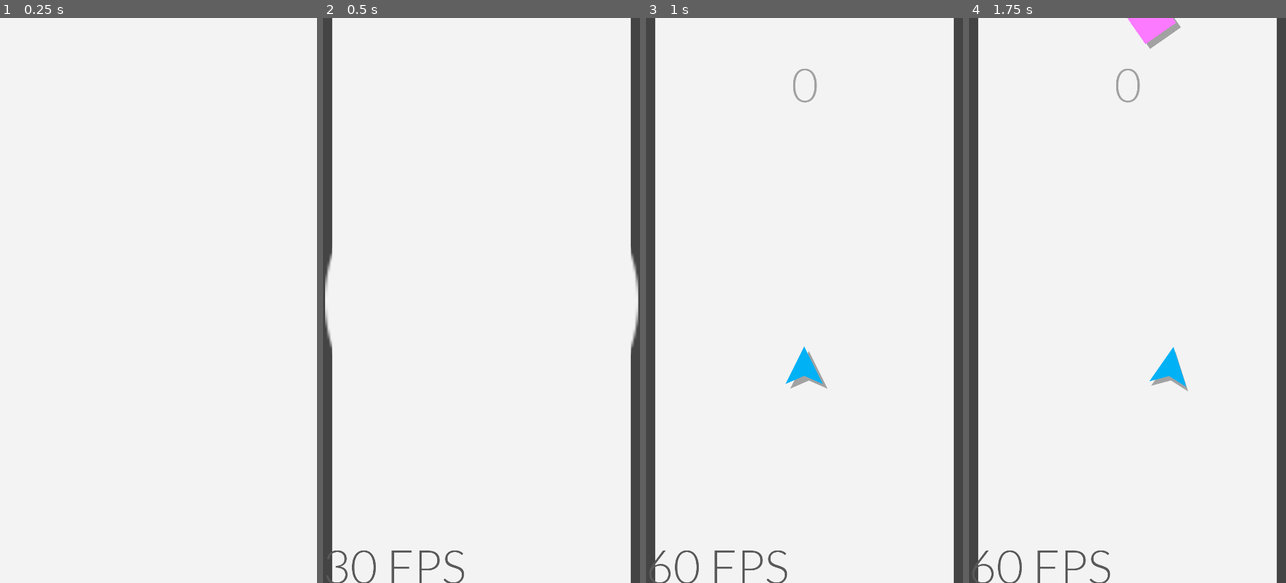
Above: before the commit, frames 1-4 (left to right).
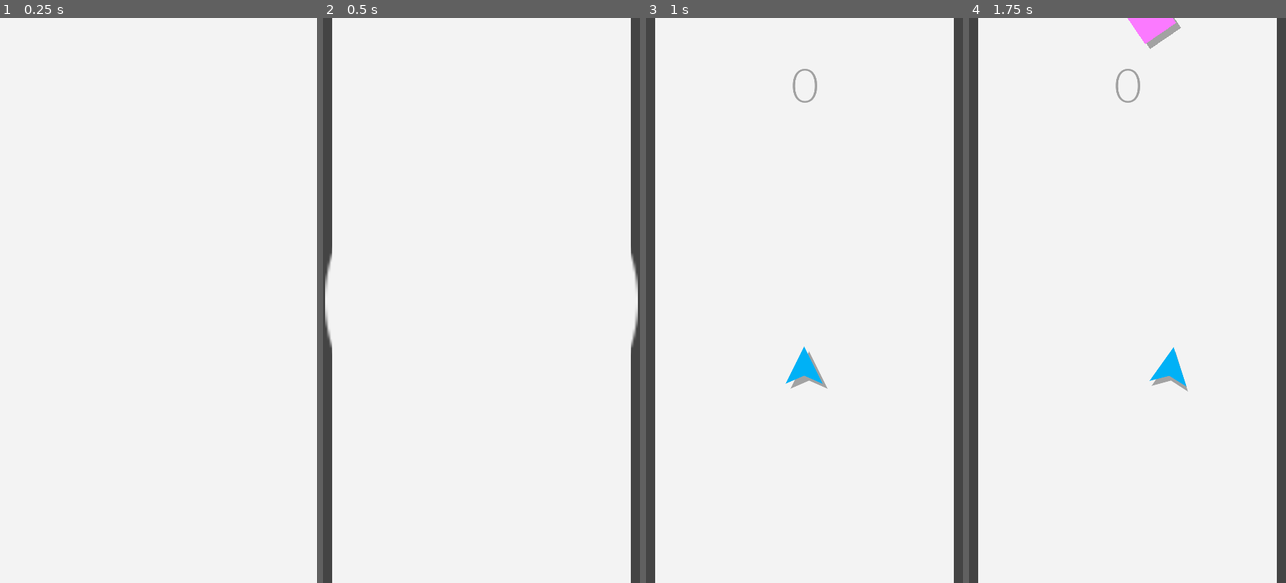
Above: after the commit, the same moments.

Repository: RTDxE/RunRetry
Game: Godot game, scene res://Scenes/main.tscn
The game is run twice, just before and just after one commit, with the same random seed, the same clock (stepped at 60 frames per second) and the same inputs.
Inputs (mouse positions are in pixels of both pictures, inside the frame that each line leads up to):
- Up to frame 1 (0.25 s): no input
- Up to frame 2 (0.5 s): no input
- Up to frame 3 (1 s): move the mouse to (874, 272) at 0.52 s; click (874, 272) at 0.67 s
- Up to frame 4 (1.75 s): tap Enter at 1.25 s; drag from (1064, 328) to (1111, 413) at 1.27 s

Frame 1 is identical in both runs. In frame 2, 0.5% of the frame differs, in the area x 2-100%, y 45-100%; in frame 3, 0.5%; in frame 4, 0.6%, in the area x 2-70%, y 0-100%.

Commit message:
Add analytics and fixes

Diff:
--- a/Scenes/main.tscn
+++ b/Scenes/main.tscn
@@ -9,17 +9,6 @@
 resource_name = "TODO"
 script/source = "extends Node2D
 
-\"\"\"
-TODO:
-	1. +Enemies
-	2. +Score
-	3. +Die
-	4. Boosts
-	5. Start UI
-	6. Die panel
-	7. ?Scoreboard?
-	8. Yandex.API
-\"\"\"
 
 var enemy = preload(\"res://objects/enemy.tscn\")
 var spawn_time = 0.75
@@ -37,6 +26,7 @@
 	update_score()
 	set_process(false)
 	get_tree().paused = false
+	yield(get_tree().create_timer(1), \"timeout\")
 	YSDK.show_fullscreen_adv()
 
 
@@ -83,11 +73,15 @@
 func start_game() -> void:
 	set_process(true)
 	$UI.start_game()
+	print(\"StartGame\")
+	GameAnalytics.add_progression_event(GameAnalytics.PROGRESSION_STATUS.Start, \"infinity\")
 
 func end_game() -> void:
 	set_process(false)
 	get_tree().paused = true
 	$UI.end_game(score)
+	print(\"EndGame\")
+	GameAnalytics.add_progression_event(GameAnalytics.PROGRESSION_STATUS.Complete, \"infinity\", \"\", \"\", score)
 
 func restart_game() -> void:
 	get_tree().reload_current_scene()
@@ -443,6 +437,7 @@
 script = SubResource( 4 )
 
 [node name="fps" type="Label" parent="UI"]
+visible = false
 anchor_top = 1.0
 anchor_bottom = 1.0
 margin_top = -155.0
@@ -635,5 +630,6 @@
 "_edit_use_anchors_": false
 }
 
-[node name="screenshooter" type="Node" parent="."]
+[node name="screenshooter" type="Node2D" parent="."]
+visible = false
 script = SubResource( 10 )
--- a/objects/Player.tscn
+++ b/objects/Player.tscn
@@ -28,9 +28,10 @@
 			event is InputEventScreenTouch:
 		movable = event.pressed
 		if start && event.pressed:
+			start = false
 			get_tree().current_scene.start_game()
 
-	if movable and \\
+	if !start and movable and \\
 			event is InputEventMouseMotion or \\
 			event is InputEventScreenDrag:
 		target_pos += Vector2(event.relative.x, 0)
--- a/project.godot
+++ b/project.godot
@@ -17,13 +17,14 @@
 [autoload]
 
 YSDK="*res://scripts/ysdk.gd"
+GameAnalytics="*res://scripts/GameAnalytics.gd"
 
 [display]
 
 window/size/width=1080
 window/size/height=1920
 window/handheld/orientation="portrait"
-window/stretch/mode="viewport"
+window/stretch/mode="2d"
 window/stretch/aspect="expand"
 
 [physics]
@@ -41,5 +42,4 @@
 quality/shadows/filter_mode=0
 gles2/compatibility/disable_half_float=true
 environment/default_clear_color=Color( 0.952941, 0.952941, 0.952941, 1 )
-environment/default_environment="res://default_env.tres"
 quality/dynamic_fonts/use_oversampling=false
--- /dev/null
+++ b/scripts/GameAnalytics.gd
@@ -0,0 +1,219 @@
+extends Node
+
+#------#------#------ CONFIG ------#------#------#
+
+const ENABLED_INFO_LOG_BY_DEFAULT = false
+const ENABLED_VERBOSE_LOG_BY_DEFAULT = false
+const EVENT_PROCESS_INTERVAL_BY_DEFAULT = 8
+
+const BUILD_VERSION = "Yandex 1.2"
+
+const GAME_KEY = ""
+const SECRET_KEY = ""
+
+const AVAILABLE_RESOURCE_CURRENCIES = []
+const AVAILABLE_RESOURCE_ITEM_TYPES = []
+const AVAILABLE_CUSTOM_DIMENSIONS_01 = []
+const AVAILABLE_CUSTOM_DIMENSIONS_02 = []
+const AVAILABLE_CUSTOM_DIMENSIONS_03 = []
+
+#------#------#------ ENUMS ------#------#------#
+
+const PROGRESSION_STATUS = {
+	"Start" : "Start",
+	"Fail" : "Fail",
+	"Complete" : "Complete"
+}
+
+const RESOURCE_FLOW_TYPE = {
+	"Sink" : "Sink",
+	"Source" : "Source"
+}
+
+const ERROR_SEVERITY = {
+	"Debug" : "Debug",
+	"Info" : "Info",
+	"Warning" : "Warning",
+	"Error" : "Error",
+	"Critical" : "Critical"
+}
+
+const GENDER = {
+	"Male" : "Male",
+	"Female" : "Female"
+}
+
+#------#------#------ INTERNAL ------#------#------#
+
+var _js_enabled = OS.has_feature('JavaScript')
+
+func _init() -> void:
+	_ga_configurable()
+	_ga_init()
+
+func _ga_configurable() -> void:
+	set_enabled_info_log(ENABLED_INFO_LOG_BY_DEFAULT)
+	set_enabled_verbose_log(ENABLED_VERBOSE_LOG_BY_DEFAULT)
+	set_event_process_interval(EVENT_PROCESS_INTERVAL_BY_DEFAULT)
+	_ga_configure_build()
+	_ga_configure_available_resource_currencies()
+	_ga_configure_available_resource_item_types()
+	_ga_configure_available_custom_dimensions()
+
+func _ga_configure_build() -> void:
+	_eval("""
+		GameAnalytics("configureBuild", "%s");
+	""" % [BUILD_VERSION], true)
+
+func _ga_configure_available_resource_currencies() -> void:
+	_eval("""
+		GameAnalytics("configureAvailableResourceCurrencies", %s);
+	""" % [_array_to_string(AVAILABLE_RESOURCE_CURRENCIES)], true)
+
+func _ga_configure_available_resource_item_types() -> void:
+	_eval("""
+		GameAnalytics("configureAvailableResourceItemTypes", %s);
+	""" % [_array_to_string(AVAILABLE_RESOURCE_ITEM_TYPES)], true)
+
+func _ga_configure_available_custom_dimensions() -> void:
+	_eval("""
+		GameAnalytics("configureAvailableCustomDimensions01", %s);
+		GameAnalytics("configureAvailableCustomDimensions02", %s);
+		GameAnalytics("configureAvailableCustomDimensions03", %s);
+	""" % [
+		_array_to_string(AVAILABLE_CUSTOM_DIMENSIONS_01),
+		_array_to_string(AVAILABLE_CUSTOM_DIMENSIONS_02),
+		_array_to_string(AVAILABLE_CUSTOM_DIMENSIONS_03)], true)
+
+func _array_to_string(arr: Array) -> String:
+	var s = "["
+	var first = true
+	for a in arr:
+		if not first:
+			s += ", "
+		first = false
+		s += "\"%s\"" % a
+	s += "]"
+	return s
+
+func _ga_init() -> void:
+	_eval("""
+		GameAnalytics("initialize", "%s", "%s");
+	""" % [GAME_KEY, SECRET_KEY], true)
+
+func _eval(code: String, global: bool) -> void:
+	if !_js_enabled: return
+	JavaScript.eval(code, global)
+
+#------#------#------ ADDING EVENTS ------#------#------#
+
+func add_bussiness_event(
+		currency: String, # ISO 4217 format
+		amount: int, # in cents
+		itemType: String,
+		itemId: String,
+		cartType: String # Max 10 unique values
+		) -> void:
+	_eval("""
+		GameAnalytics("addBusinessEvent", "%s", %d, "%s", "%s", "%s");
+	""" % [currency, amount, 	itemType, itemId, cartType], true)
+
+func add_resource_event(
+		flowType: String, # Use RESOURCE_FLOW_TYPE varable
+		currency: String, # Use value from AVAILABLE_RESOURCE_CURRENCIES variable
+		amount: float, # 0 or negative numbers are not allowed.
+		itemType: String,  # Use value from AVAILABLE_RESOURCE_ITEM_TYPES variable
+		itemId: String) -> void:
+	_eval("""
+		GameAnalytics("addResourceEvent", "%s", "%s", %d, "%s", "%s");
+	""" % [flowType, currency, amount, itemType, itemId], true)
+
+func add_progression_event(
+		status: String, # Use PROGRESSION_STATUS variable
+		p1: String,
+		p2: String = "",
+		p3: String = "",
+		score: int = 0
+		) -> void:
+	_eval("""
+		GameAnalytics("addProgressionEvent", "%s", "%s", "%s", "%s", %d);
+	""" % [status, p1, p2, p3, score], true)
+
+func add_error_event(
+		severity: String, # Use ERROR_SEVERITY variable
+		message: String
+		) -> void:
+	_eval("""
+		GameAnalytics("addErrorEvent", "%s", "%s");
+	""" % [severity, message], true)
+
+func add_design_event(
+		event_id: String,
+		value: float = 0
+		) -> void:
+	_eval("""
+		GameAnalytics("addDesignEvent", "%s", %d);
+	""" % [event_id, value], true)
+
+#------#------#------ CUSTOM DIMENSIONS ------#------#------#
+
+func set_custom_dimension_01(
+		customDimension: String = "" # Use value from AVAILABLE_CUSTOM_DIMENSIONS_01 variable
+		) -> void:
+	_eval("""
+		GameAnalytics("setCustomDimension01", "%s");
+	""" % [customDimension], true)
+
+func set_custom_dimension_02(
+		customDimension: String = "" # Use value from AVAILABLE_CUSTOM_DIMENSIONS_02 variable
+		) -> void:
+	_eval("""
+		GameAnalytics("setCustomDimension02", "%s");
+	""" % [customDimension], true)
+
+func set_custom_dimension_03(
+		customDimension: String = "" # Use value from AVAILABLE_CUSTOM_DIMENSIONS_03 variable
+		) -> void:
+	_eval("""
+		GameAnalytics("setCustomDimension03", "%s");
+	""" % [customDimension], true)
+
+#------#------#------ USER INFORMATION ------#------#------#
+
+func set_gender(
+		gender: String # Use GENDER variable
+		) -> void:
+	_eval("""
+		GameAnalytics("setGender", "%s");
+	""" % [gender], true)
+
+func set_birth_year(
+		birth_year: String
+		) -> void:
+	_eval("""
+		GameAnalytics("setBirthYear", "%s");
+	""" % [birth_year], true)
+
+func set_facebook_id(
+		facebook_id: String
+		) -> void:
+	_eval("""
+		GameAnalytics("setFacebookId", "%s");
+	""" % [facebook_id], true)
+
+#------#------#------ MISC ------#------#------#
+
+func set_event_process_interval(interval: int) -> void:
+	_eval("""
+		GameAnalytics("setEventProcessInterval", %d);
+	""" % [interval], true)
+
+func set_enabled_info_log(enable: bool) -> void:
+	_eval("""
+		GameAnalytics("setEnabledInfoLog", %s);
+	""" % [str(enable).to_lower()], true)
+
+func set_enabled_verbose_log(enable: bool) -> void:
+	_eval("""
+		GameAnalytics("setEnabledVerboseLog", %s);
+	""" % [str(enable).to_lower()], true)
--- a/scripts/ysdk.gd
+++ b/scripts/ysdk.gd
@@ -40,42 +40,31 @@
 		return
 
 	var yagames = JavaScript.get_interface("YaGames")
-	yagames.init().then(_cb_initialized)
-#	JavaScript.eval("""
-#	YaGames
-#		.init()
-#		.then(ysdk => {
-#			console.log('Yandex SDK initialized');
-#			window.ysdk = ysdk;
-#		});
-#	""", true)
+	if yagames:
+		yagames.init().then(_cb_initialized)
 
 
 func show_fullscreen_adv() -> void:
-	if !OS.has_feature('JavaScript'):
+	if !OS.has_feature('JavaScript') or !ysdk:
 		return
 
-	if last_show != 0 and OS.get_unix_time() - last_show < 10:
+	console.log("Try to how fullscreen adv")
+
+	if last_show != 0 and OS.get_unix_time() - last_show < 180:
 		return
 	last_show = OS.get_unix_time()
 
+	console.log("Show fullscreen adv")
+
 	ysdk.adv.showFullscreenAdv(adv_fs_cb)
-#	JavaScript.eval("""
-#	ysdk.adv.showFullscreenAdv({
-#			callbacks: {
-#			onClose: function(wasShown) {
-#				// some action after close
-#			},
-#			onError: function(error) {
-#				// some action on error
-#			}
-#		}
-#	})
-#	""", true)
 
+func get_lang() -> String:
+	if !OS.has_feature('JavaScript') or !ysdk:
+		return "en"
+	return ysdk.environment.lang
 
 func _cb_initialized(args) -> void:
-	console.log('Yandex SDK initialized')
+#	console.log('Yandex SDK initialized')
 	window.ysdk = args[0]
 	ysdk = window.ysdk
 
Binary file removed: screenshots/1627561433.png
Not shown, removed: screenshots/1627561433.png.import
Not shown, added: external/GameAnalytics.js
